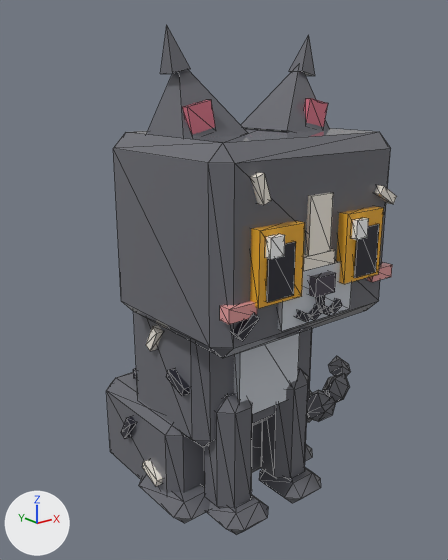
One commit to the glTF model assets/cat-cafe/exports/CatCafe_Cat_Pepper_Sit.glb: the scene before it, then after it.
One viewpoint serves both versions: a camera (50 mm lens) standing at (-1.59, -2.05, 1.76) and looking at (0.05, 0.01, 0.94). Arrows for +X, +Y and +Z are at lower left; the lights stay in place. The first picture is the older version. Mesh edges are drawn as thin lines. Vertices at exactly the same position are counted once.

Objects in the first picture: 'CatCafe_Cat_Pepper_Sit_Body', 'CatCafe_Cat_Pepper_Sit_EarL', 'CatCafe_Cat_Pepper_Sit_EarR', 'CatCafe_Cat_Pepper_Sit_Eye1', 'CatCafe_Cat_Pepper_Sit_Eye2', 'CatCafe_Cat_Pepper_Sit_Head', 'CatCafe_Cat_Pepper_Sit_LegF1', 'CatCafe_Cat_Pepper_Sit_LegF2', 'CatCafe_Cat_Pepper_Sit_Tail'.
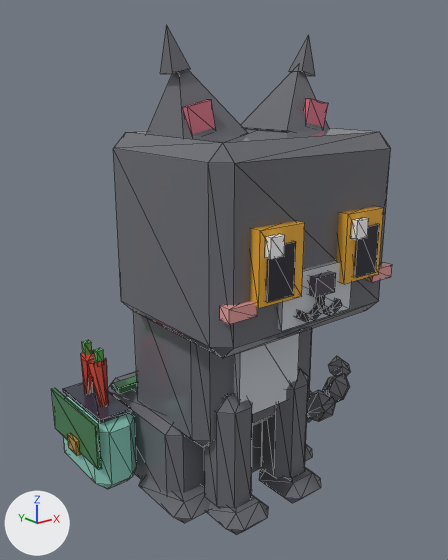
Pixel boxes (x1, y1, x2, y2) of what changed, in the pictures (448 x 560 px):
'CatCafe_Cat_Pepper_Sit_Head', reshaped: before (113, 128, 397, 358); after (113, 128, 392, 358)
'CatCafe_Cat_Pepper_Sit_Body', reshaped (26% wider): before (106, 312, 312, 523); after (52, 312, 312, 523)
part 1 of me_catcafe_cat_pepper_sit_body, added: after (112, 375, 137, 394)
part 2 of me_catcafe_cat_pepper_sit_body, added (green): after (52, 388, 102, 470)
part 3 of me_catcafe_cat_pepper_sit_body, added: after (68, 433, 80, 456)
part 4 of me_catcafe_cat_pepper_sit_body, added: after (63, 382, 132, 423)
part 5 of me_catcafe_cat_pepper_sit_body, added: after (94, 348, 104, 363)
part 6 of me_catcafe_cat_pepper_sit_body, added: after (82, 340, 92, 355)
part 7 of me_catcafe_cat_pepper_sit_body, added (green): after (63, 396, 137, 489)
part 8 of me_catcafe_cat_pepper_sit_body, added (red): after (87, 358, 108, 407)
part 9 of me_catcafe_cat_pepper_sit_body, added: after (81, 350, 94, 394)
part 10 of me_catcafe_cat_pepper_sit_body, deleted: before (121, 325, 189, 486)
part 11 of me_catcafe_cat_pepper_sit_head, deleted: before (230, 312, 259, 341)
part 12 of me_catcafe_cat_pepper_sit_head, deleted: before (303, 249, 335, 271)
part 13 of me_catcafe_cat_pepper_sit_head, deleted: before (250, 172, 271, 205)
part 14 of me_catcafe_cat_pepper_sit_head, deleted: before (306, 192, 333, 256)
part 15 of me_catcafe_cat_pepper_sit_head, deleted: before (374, 185, 397, 204)

The change, as a diff of the scene's bpy script:
```diff
--- a/assets/cat-cafe/exports/CatCafe_Cat_Pepper_Sit.glb.py
+++ b/assets/cat-cafe/exports/CatCafe_Cat_Pepper_Sit.glb.py
@@ me_catcafe_cat_pepper_sit_body @@
 # used by ob_catcafe_cat_pepper_sit_body; location = (0.0, 0.0, 0.0)
-me_catcafe_cat_pepper_sit_body.from_pydata(...)  # 192 vertices, 312 faces; spans x -0.409..0.409, y -0.356..0.427, z 0.0..1.045
+me_catcafe_cat_pepper_sit_body.from_pydata(...)  # 200 vertices, 340 faces; spans x -0.613..0.409, y -0.356..0.471, z 0.0..1.045
+# me_catcafe_cat_pepper_sit_body part 1: a new loose piece, a box spanning x -0.385..0.385, y 0.224..0.291, z 0.434..0.463, in mat_catcafe_palette
+# me_catcafe_cat_pepper_sit_body part 2: a new loose piece, a box spanning x -0.599..-0.582, y 0.044..0.471, z 0.224..0.431, in mat_catcafe_palette
+# me_catcafe_cat_pepper_sit_body part 3: a new loose piece, a box spanning x -0.613..-0.596, y 0.216..0.299, z 0.21..0.279, in mat_catcafe_palette
+# me_catcafe_cat_pepper_sit_body part 4: a new loose piece, a box spanning x -0.559..-0.408, y 0.078..0.436, z 0.416..0.432, in mat_catcafe_palette
+# me_catcafe_cat_pepper_sit_body part 5: a new loose piece, a box spanning x -0.498..-0.468, y 0.187..0.217, z 0.617..0.686, in mat_catcafe_palette
+# me_catcafe_cat_pepper_sit_body part 6: a new loose piece, a box spanning x -0.498..-0.468, y 0.297..0.328, z 0.617..0.686, in mat_catcafe_palette
+# me_catcafe_cat_pepper_sit_body part 7: a new loose piece of 24 vertices spanning x -0.587..-0.38, y 0.051..0.464, z 0.066..0.424, in mat_catcafe_palette
+# me_catcafe_cat_pepper_sit_body part 8: a new loose piece of 16 vertices spanning x -0.527..-0.439, y 0.163..0.268, z 0.409..0.637, in mat_catcafe_palette
+# me_catcafe_cat_pepper_sit_body part 9: a new loose piece of 16 vertices spanning x -0.527..-0.439, y 0.243..0.355, z 0.409..0.638, in mat_catcafe_palette
+# me_catcafe_cat_pepper_sit_body part 10: 13 loose pieces with 104 vertices, spanning x -0.399..0.399, y -0.255..0.344, z 0.124..0.838, are deleted
+# other edits to the shape of me_catcafe_cat_pepper_sit_body do not show in these pictures
 me_catcafe_cat_pepper_sit_body.materials.append(mat_catcafe_palette)
@@ me_catcafe_cat_pepper_sit_head @@
 # used by ob_catcafe_cat_pepper_sit_head; location = (0.0, -0.095, 0.969)
-me_catcafe_cat_pepper_sit_head.from_pydata(...)  # 136 vertices, 212 faces; spans x -0.437..0.437, y -0.537..0.219, z -0.095..0.627
+me_catcafe_cat_pepper_sit_head.from_pydata(...)  # 96 vertices, 152 faces; spans x -0.437..0.437, y -0.537..0.219, z -0.095..0.627
+# me_catcafe_cat_pepper_sit_head part 11: the loose piece of 8 vertices spanning x -0.389..-0.295, y -0.515..-0.477, z -0.005..0.081 is deleted
+# me_catcafe_cat_pepper_sit_head part 12: the loose piece of 8 vertices spanning x -0.08..0.08, y -0.502..-0.445, z 0.178..0.228 is deleted
+# me_catcafe_cat_pepper_sit_head part 13: the loose piece of 8 vertices spanning x -0.317..-0.253, y -0.515..-0.477, z 0.434..0.535 is deleted
+# me_catcafe_cat_pepper_sit_head part 14: the loose piece of 8 vertices spanning x -0.055..0.055, y -0.5..-0.443, z 0.228..0.437 is deleted
+# me_catcafe_cat_pepper_sit_head part 15: the loose piece of 8 vertices spanning x 0.302..0.401, y -0.515..-0.477, z 0.361..0.437 is deleted
 me_catcafe_cat_pepper_sit_head.materials.append(mat_catcafe_palette)
```
